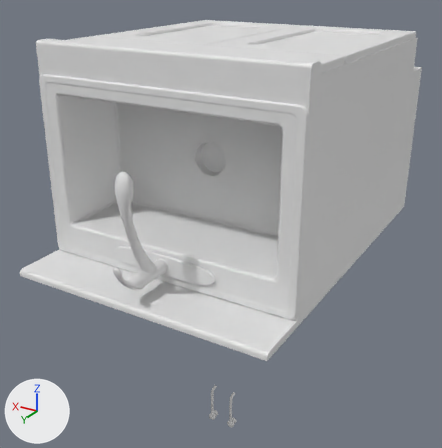
A saved change to the FBX model Assets/Unity Asset Unlocks - Kitchen/Models/CabinetLower_Backsplash_30Wx24Dx36H_Sink_KN001a.fbx.
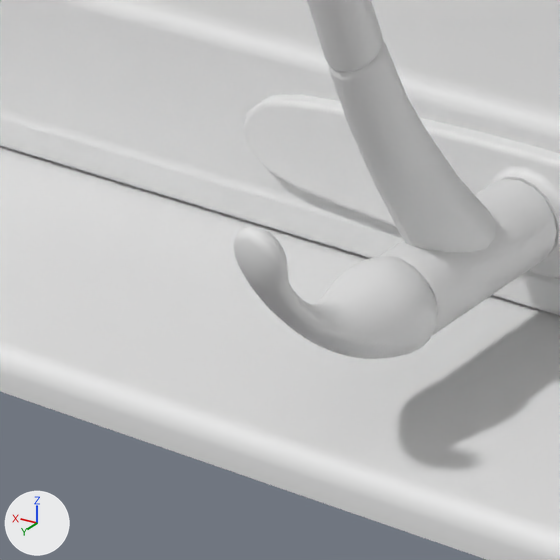
Each version appears first whole from a 50 mm lens placed at (-1.246, 2.067, 0.799), pointed at (-0.333, 0.546, 0.038), and next in a close-up on the part from 17% to 38% of the width and 51% to 72% of the height. The lights are fixed; the arrows at lower left show +X, +Y and +Z.

The first close-up shows 'CabinetLower_Backsplash_30Wx24Dx36H_Sink_KN001a'.
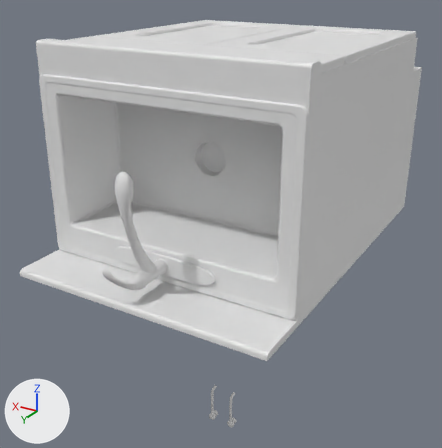
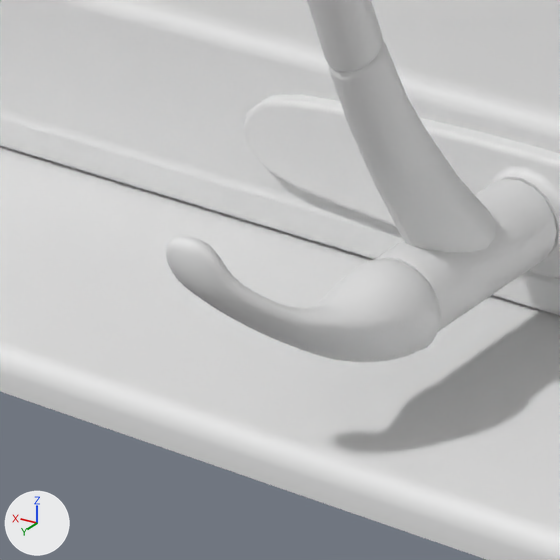
The newer file adds a shape key; the second version is drawn at full value of the shape key 'handle' of 'CabinetLower_Backsplash_30Wx24Dx36H_Sink_KN001a', and the change is written as the vertex moves it makes.

What differs and where, as boxes [x1, y1, x2, y2] in the close-ups (560 x 560 px; the box of a moved part takes in the faces that stretch with it):
part 1 of me_메쉬, moved or reshaped: before [234, 227, 437, 359]; after [166, 236, 441, 362]

What changed in the scene script:
```text
Change me_메쉬:
    where me_메쉬.from_pydata(...)  # 2558 vertices, 4926 faces; spans x -0.762..0.0, y 0.0..1.103, z 0.0..0.612
    used by ob_cabinetlower_backsplash_30wx24dx36h_sink_kn001a; location = (0.0, 0.0, 0.0)
    me_메쉬 part 1: the loose piece of 1123 vertices spanning x -0.403..-0.359, y 1.012..1.103, z 0.049..0.14 is turned 37.8 degrees about the y axis through its middle, then moved by (0.014, 0.0, -0.006)
```
